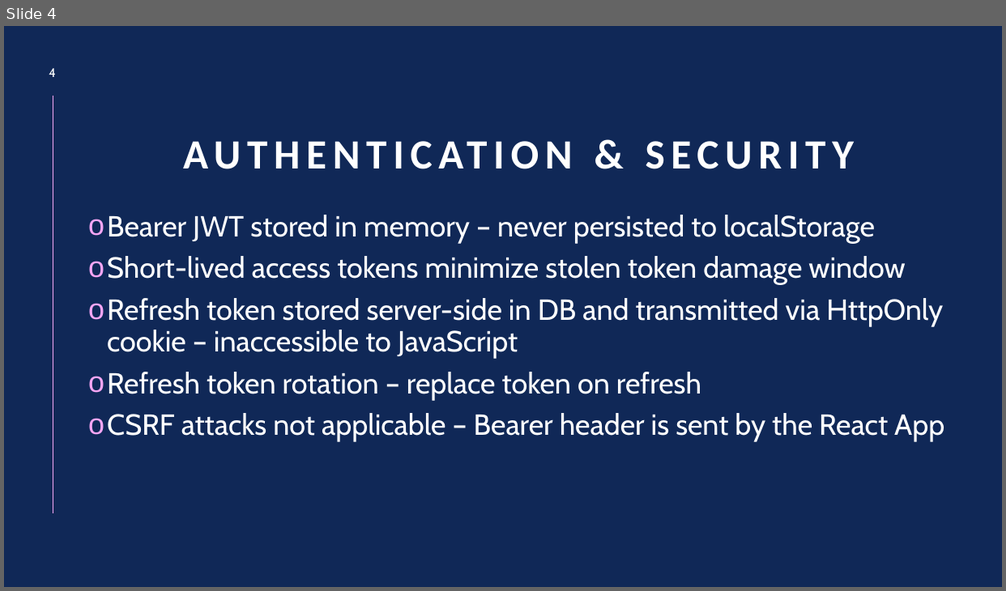
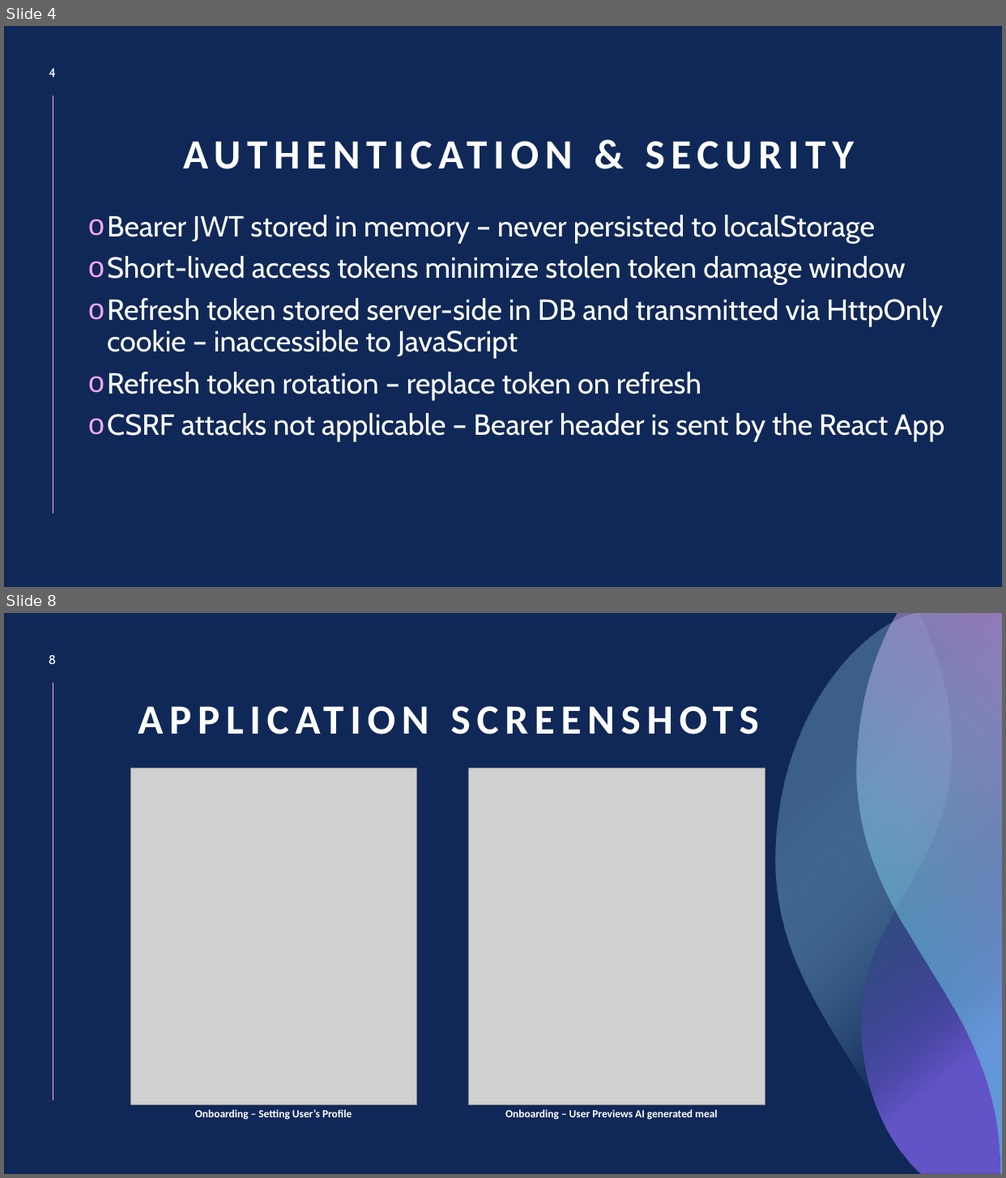
Before and after one commit to TaviEz/FitTrackWithMLP, a slide deck: Documentation/Prezentare Disertatie.pptx. Shown one above the other, each under a label of ours: slide 4 before the commit, slides 4 and 8 after it; the slides between them are not shown. The pictures are 1006x591 and 1006x1178 pixels, drawn with LibreOffice and Linux fonts; fonts in the diff are those of the drawing; grey boxes stand for pictures. Boxes give left, top, right and bottom in pixels: in the first picture for what was removed or moved away, otherwise in the second. Text is boxed around its words. In the diff, an @@ line names an element or a change of style, - is before the commit and + after.

```diff
--- a/Documentation/Prezentare Disertatie.pptx
+++ b/Documentation/Prezentare Disertatie.pptx
@@ slide 8 added at [4, 613, 1002, 1174], background #102857; not listed: 1 template element that a slide beside it also shows @@
@@ freeform shape added at [776, 613, 1002, 1174], fill gradient #102857 to #92CDF0 @@
@@ freeform shape added at [857, 613, 1002, 1174], fill gradient #64DFED to #F6A6F4 @@
@@ freeform shape added at [863, 613, 1002, 1174], fill gradient #102857 to #765FE1 @@
@@ page number added at [49, 655, 56, 664], 12 pt, text #FFFFFF @@
+8
@@ title added at [130, 659, 858, 747], 40 pt, text #FFFFFF, bold @@
+APPLICATION SCREENSHOTS
@@ picture added at [130, 768, 416, 1105] @@
@@ picture added at [469, 768, 765, 1105] @@
@@ text added at [195, 1110, 351, 1120], 10.5 pt, text #FFFFFF, bold @@
+Onboarding – Setting User’s Profile
@@ text added at [505, 1110, 718, 1120], 10.5 pt, text #FFFFFF, bold @@
+Onboarding – User Previews AI generated meal
```
Also in this commit, not shown: 4 slides changed, 4 other slides added, 3 slides removed.
